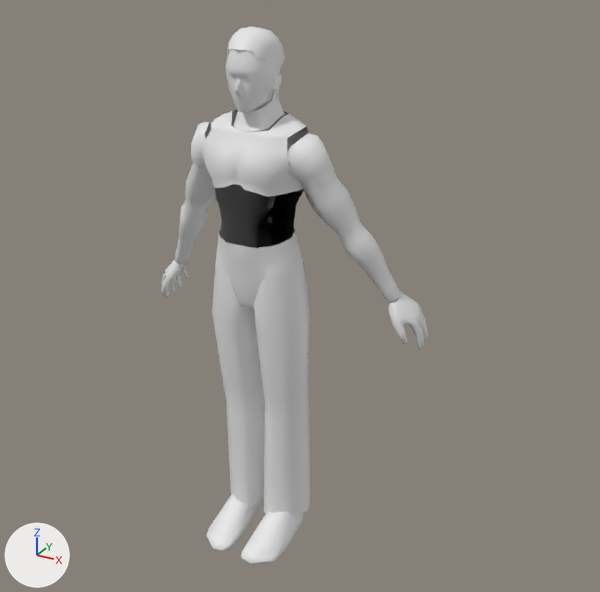
Two versions of the glTF model public/models/characters/Ideal_Low_Poly_Male_01.glb, one commit apart.
The view is the same before and after, from a 50 mm lens placed at (1.34, -2.15, 1.07), pointed at (0.1, 0.11, -0.06). Lighting does not change. The marker at lower left points along +X, +Y and +Z. The picture after the commit comes second. Vertices at exactly the same position are counted once.

In view in the first picture: 'ARM.L', 'CHEST.L', 'CROTCH.L', 'FACE.L', 'FOOT.L', 'HAND.L', 'LEGS.L', 'NECK', 'TEMPLE.L', 'TORSO.L' and 1 more.
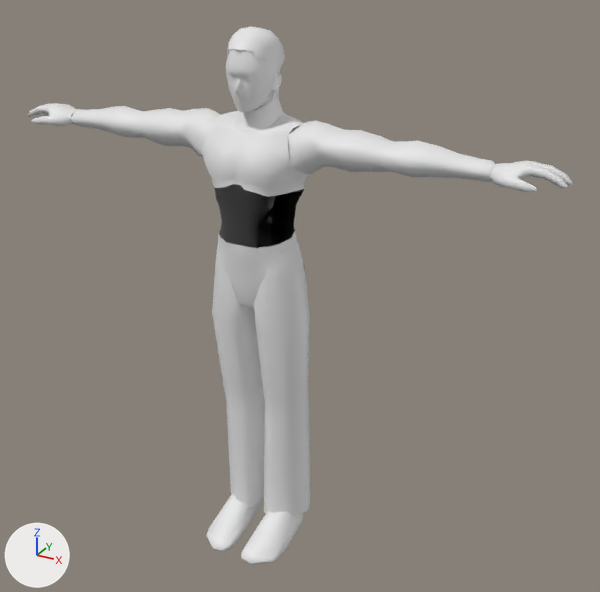
What changed in the scene script:
```text
Change me_circle_001:
    used by ob_arm_l; location = (0.0, 0.0, 0.0)
    remove me_circle_001.from_pydata(...)  # 242 vertices, 464 faces; spans x -0.443..0.436, y -0.07..0.211, z -0.048..0.52
    add me_circle_001.from_pydata(...)  # 242 vertices, 464 faces; spans x -0.753..0.753, y -0.065..0.097, z 0.381..0.56
    me_circle_001 part 1: 242 of 242 vertices moved; they spanned x -0.443..0.436, y -0.07..0.211, z -0.048..0.52 and now span x -0.753..0.753, y -0.065..0.097, z 0.381..0.56; mean shift (0.002, -0.062, 0.25)
Change me_plane_009:
    used by ob_hand_l; location = (0.0, 0.0, 0.0)
    remove me_plane_009.from_pydata(...)  # 622 vertices, 1220 faces; spans x -0.523..0.514, y 0.086..0.298, z -0.213..-0.009
    add me_plane_009.from_pydata(...)  # 622 vertices, 1220 faces; spans x -0.952..0.952, y -0.059..0.101, z 0.451..0.516
    me_plane_009 part 2: the loose piece of 311 vertices spanning x 0.394..0.514, y 0.128..0.298, z -0.206..-0.009 is multiplied about its middle by the matrix ((0.467, 0.286, -0.837), (-0.107, 0.958, 0.267), (0.878, -0.035, 0.478)), then moved by (0.388, -0.185, 0.58)
    me_plane_009 part 3: the loose piece of 311 vertices spanning x -0.523..-0.403, y 0.086..0.254, z -0.213..-0.017 is multiplied about its middle by the matrix ((0.48, -0.225, 0.848), (0.056, 0.972, 0.227), (-0.875, -0.062, 0.479)), then moved by (-0.378, -0.143, 0.588)
```

What differs and where, as boxes [x1, y1, x2, y2] in the pictures (600 x 592 px; the box of a moved part takes in the faces that stretch with it):
'ARM.L', reshaped (88% wider, 58% shorter): before [175, 122, 401, 303]; after [71, 106, 496, 182]
'HAND.L', reshaped (104% wider): before [161, 258, 428, 350]; after [28, 103, 573, 192]
part 2 of me_plane_009, moved or reshaped: before [388, 291, 428, 350]; after [490, 161, 573, 192]
part 3 of me_plane_009, moved or reshaped: before [161, 258, 190, 298]; after [28, 103, 77, 126]
